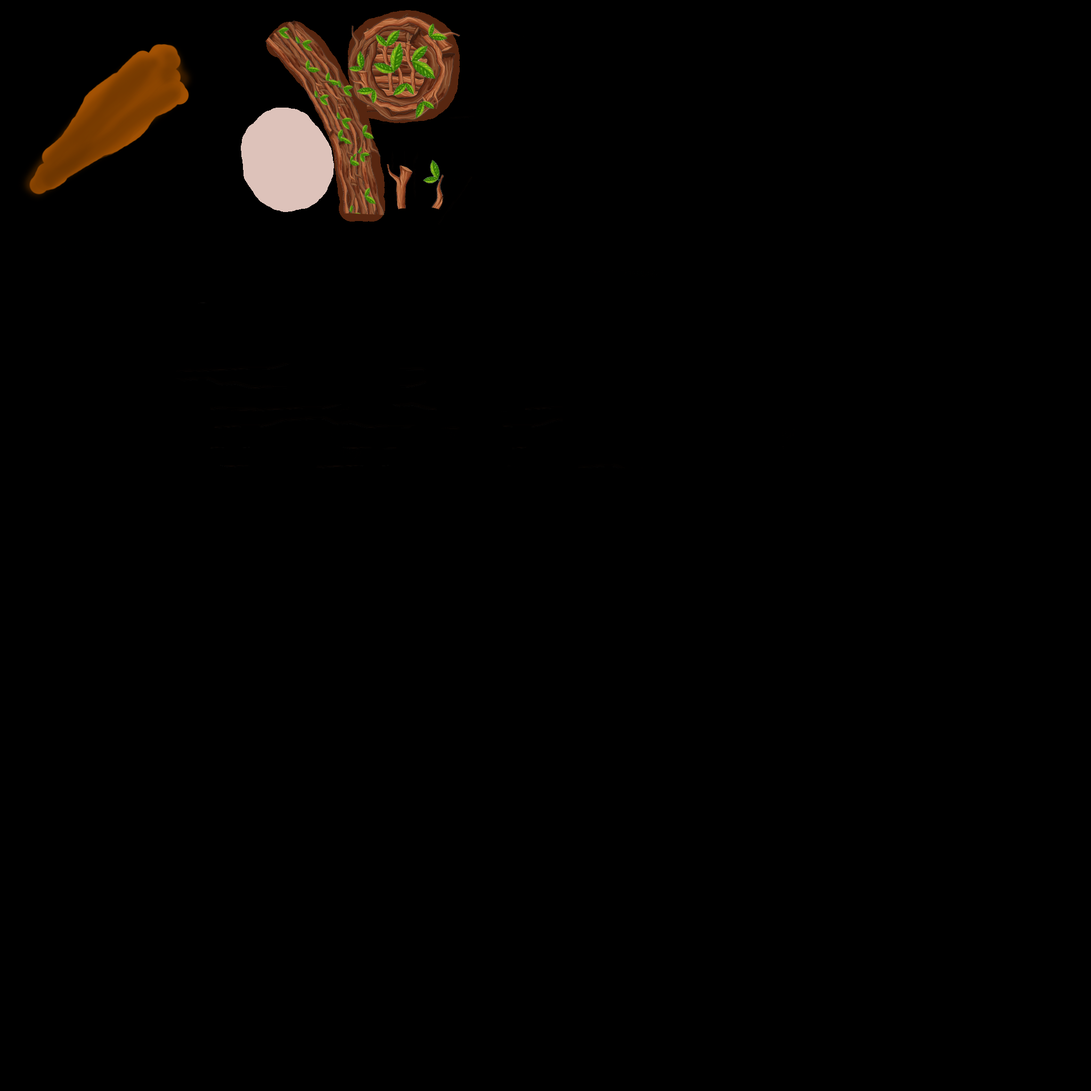
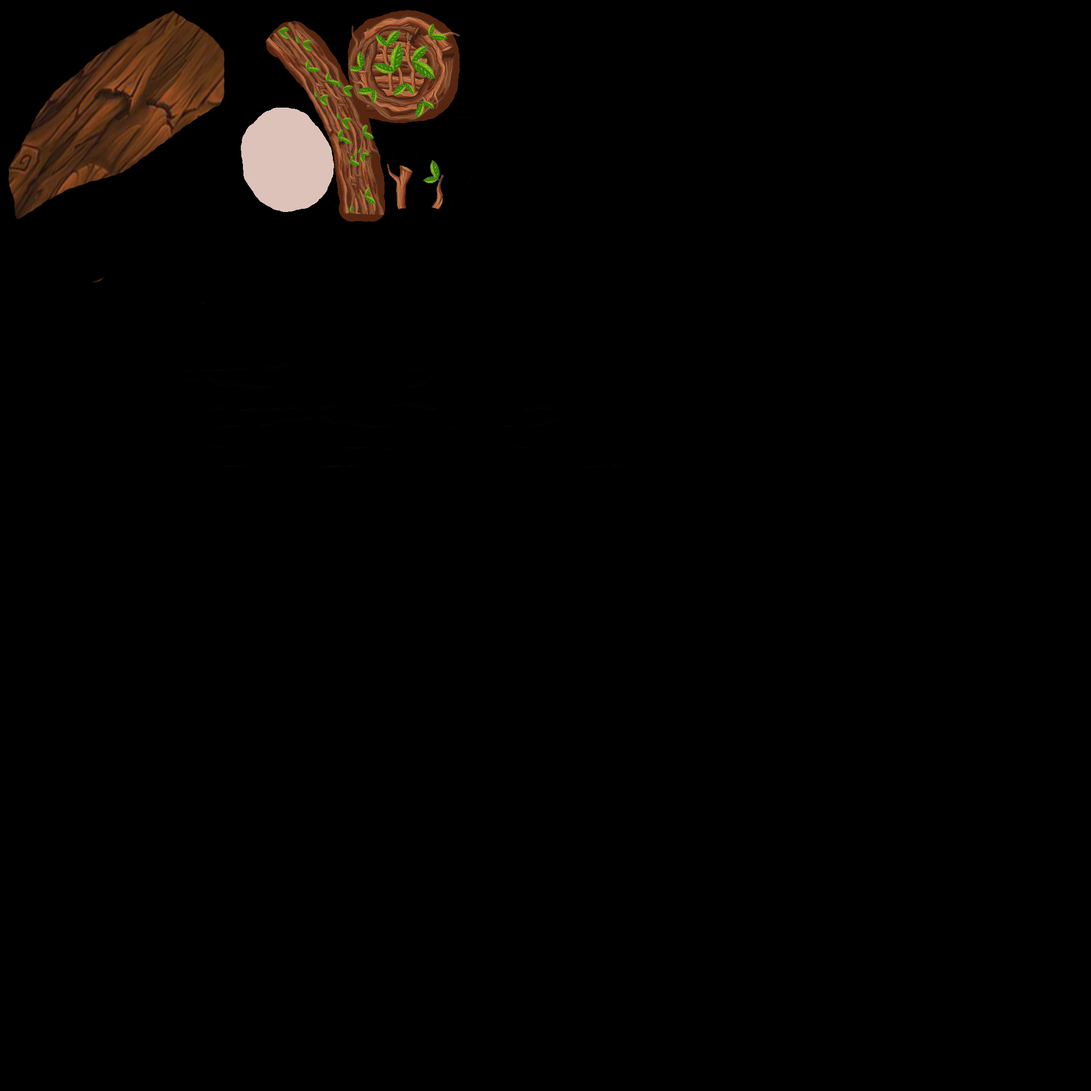
Comparing the layer stacks of the two (1091, 1091) images. Changes:
added layer "5a8546f19fb42231925ce9a3aa302076" above "Vrstva 13" over [7, 10, 225, 284]
